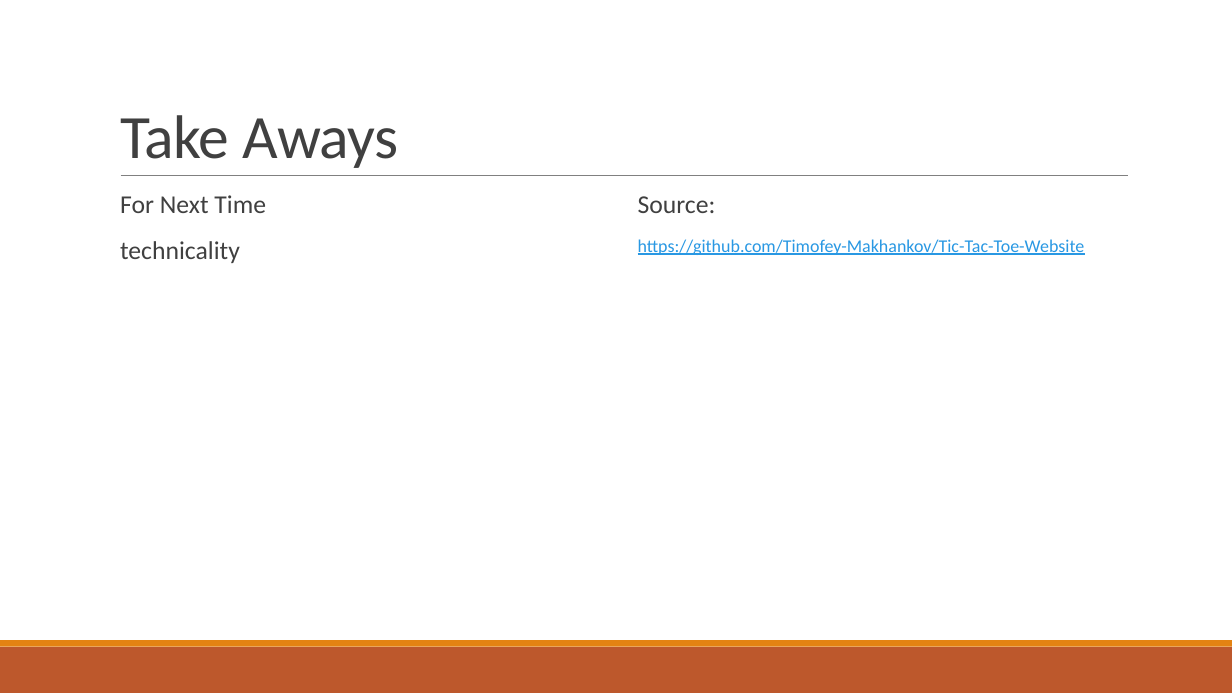
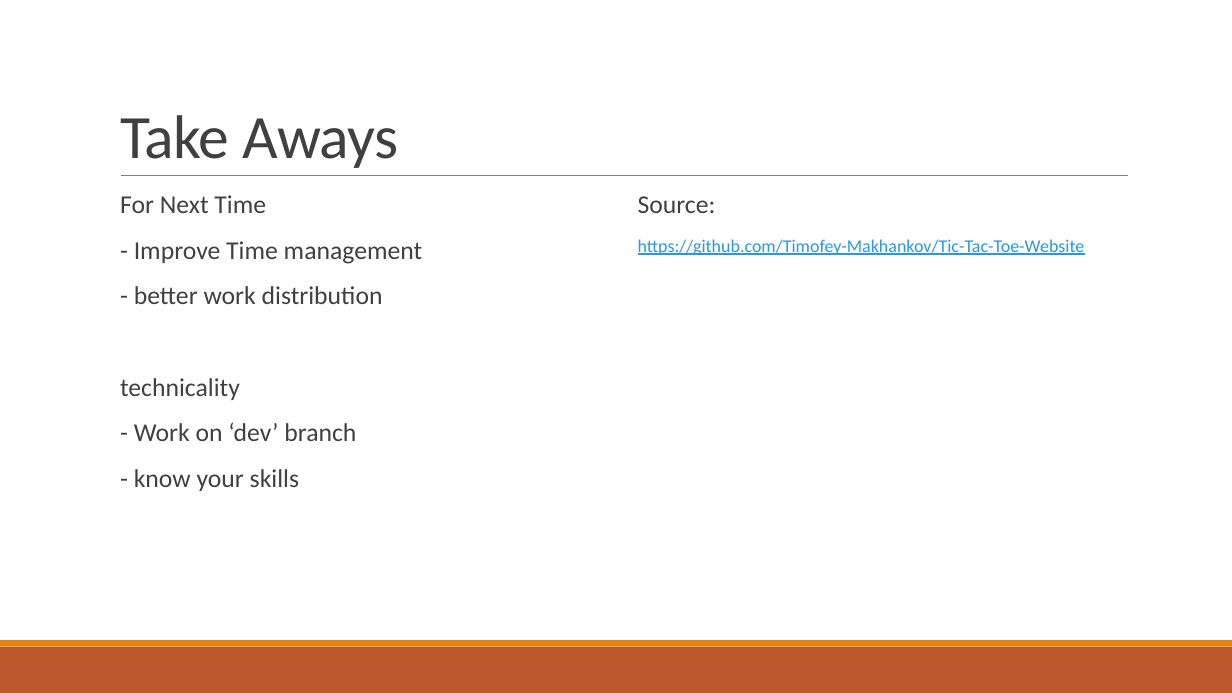
Before and after one commit to Timofey-Makhankov/Tic-Tac-Toe-Website, a slide deck: slide 4 of docs/Assignment.pptx. Drawn at 1232x693 pixels with LibreOffice and Linux fonts; fonts in the diff are those of the drawing. Boxes give left, top, right and bottom in pixels: in the first picture for what was removed or moved away, otherwise in the second. Text is boxed around its words. In the diff, an @@ line names an element or a change of style, - is before the commit and + after.

```diff
--- a/docs/Assignment.pptx
+++ b/docs/Assignment.pptx
@@ text at box(134, 241, 423, 304): paragraphs added @@
+  - Improve Time management
+  - better work distribution
@@ text at box(134, 422, 356, 491): paragraphs added @@
+  - Work on ‘dev’ branch
+  - know your skills
```
Also in this commit, not shown: 1 other file.
